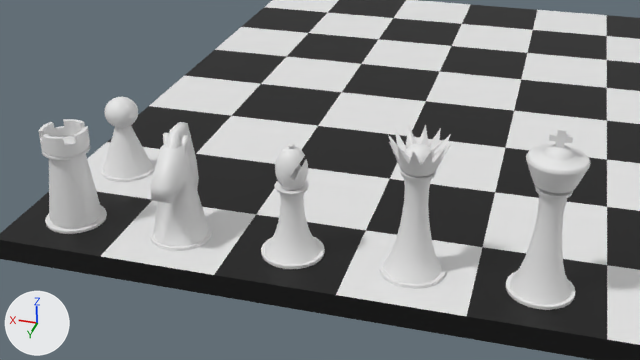
One commit to the Blender file assets/models/chess_board.blend: the scene before it, then after it.
Before and after are seen from the file's camera 'Camera'. The axes (+X, +Y, +Z) are drawn at lower left. The lights are the same throughout.

In view in the first picture: 'Bishop', 'Board', 'King', 'Knight', 'Pawn', 'Queen', 'Rook'.
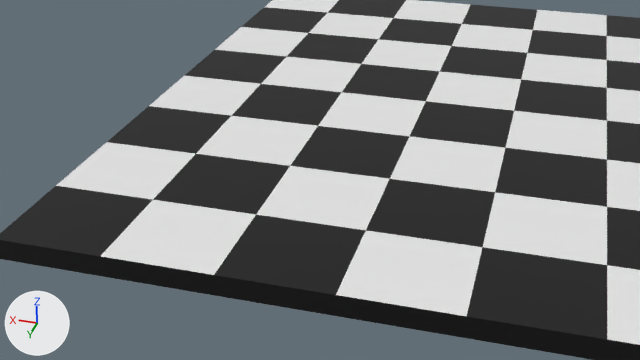
Commit message: Remove pieces from chess board

The change, as a list of edits to the scene's bpy script:
```text
Remove ob_pawn:
    ob_pawn = bpy.data.objects.new('Pawn', me_sphere)
    ob_pawn.location = (0.1334, 0.0957, 0.0075)
    ob_pawn.scale = (1.0, 1.0, 0.915)
Remove ob_rook:
    ob_rook = bpy.data.objects.new('Rook', me_cylinder_004)
    ob_rook.location = (0.1334, 0.1334, 0.0075)
    ob_rook.scale = (1.0, 1.0, 0.893)
Remove ob_knight:
    ob_knight = bpy.data.objects.new('Knight', me_cylinder)
    ob_knight.location = (0.0953, 0.1334, 0.0075)
    ob_knight.rotation_euler = (0.0, 0.0, 1.571)  # degrees (0, 0, 90)
    ob_knight.scale = (1.0, 1.0, 0.991)
Remove ob_bishop:
    ob_bishop = bpy.data.objects.new('Bishop', me_sphere_003)
    ob_bishop.location = (0.0572, 0.1334, 0.0075)
Remove ob_queen:
    ob_queen = bpy.data.objects.new('Queen', me_sphere_006)
    ob_queen.location = (0.0191, 0.1334, 0.0075)
Remove ob_king:
    ob_king = bpy.data.objects.new('King', me_sphere_008)
    ob_king.location = (-0.0191, 0.1334, 0.0075)
```

Changed parts and their boxes (x1, y1, x2, y2) in the pictures (640 x 360 px):
'King', deleted: before (506, 127, 591, 310)
'Queen', deleted: before (379, 124, 453, 289)
'Knight', deleted: before (150, 122, 212, 251)
'Rook', deleted: before (39, 119, 107, 234)
'Bishop', deleted: before (261, 143, 325, 269)
'Pawn', deleted: before (100, 97, 155, 182)
